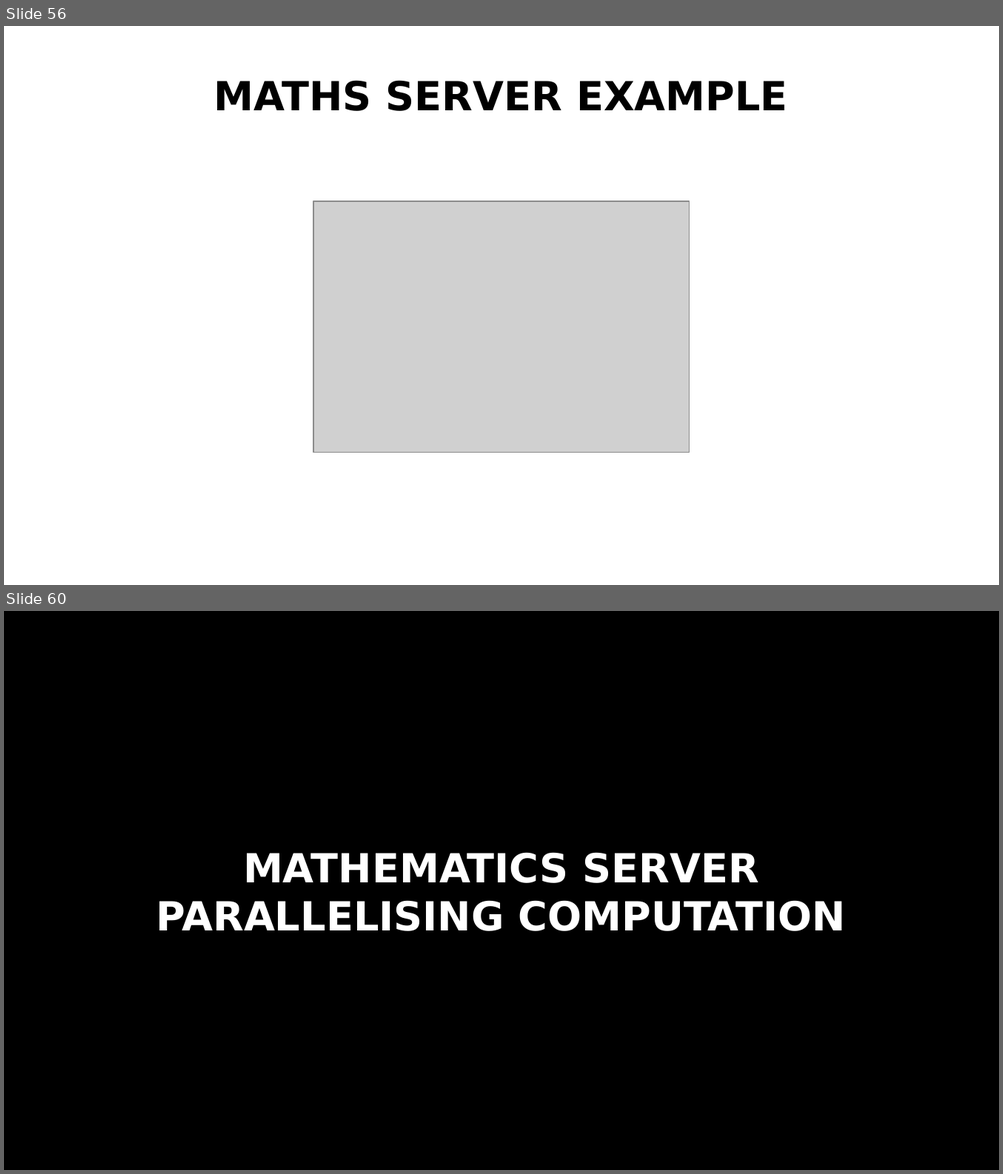
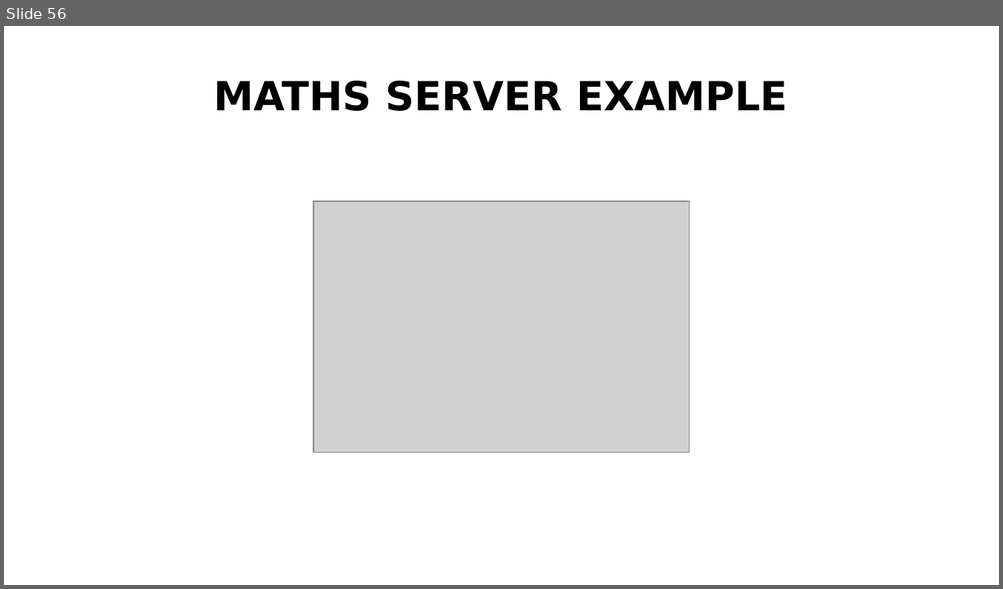
Before and after one commit to MID-IST-FALL-2018/mid-ist-fall-2018.github.io, a slide deck: assets/lectures-slides/MID-lecture-5-actors.odp. Shown one above the other, each under a label of ours: slides 56 and 60 before the commit, slide 56 after it; the slides between them are not shown. The pictures are 1003x1174 and 1003x589 pixels, drawn with LibreOffice and Linux fonts; fonts in the diff are those of the drawing; grey boxes stand for pictures. Boxes give left, top, right and bottom in pixels: in the first picture for what was removed or moved away, otherwise in the second. Text is boxed around its words. In the diff, an @@ line names an element or a change of style, - is before the commit and + after.

```diff
--- a/assets/lectures-slides/MID-lecture-5-actors.odp
+++ b/assets/lectures-slides/MID-lecture-5-actors.odp
@@ slide 60 removed at (x1=4, y1=611, x2=999, y2=1170), background #000000 @@
@@ title removed at (x1=156, y1=852, x2=845, y2=931) @@
-MATHEMATICS SERVER
-PARALLELISING COMPUTATION
```
Also in this commit, not shown: 1 slide changed, 29 other slides removed, 7 other files.
